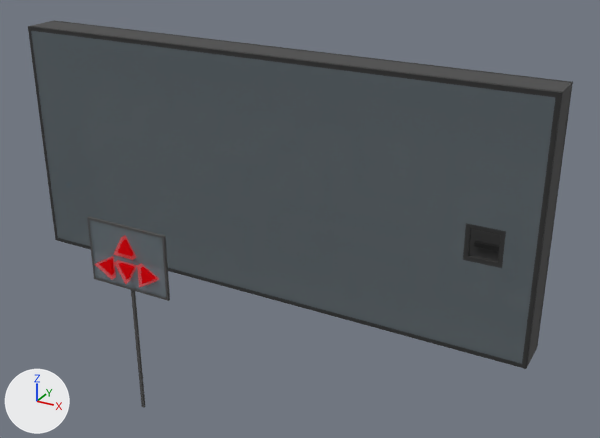
The Blender file blender_models/Machines/Maze.blend as it was, and as the next commit left it.
Both versions are drawn from a camera (50 mm lens) standing at (3.94, -6.64, 4.25) and looking at (0.72, -0.79, 1.33). Arrows for +X, +Y and +Z are at lower left; the lights stay in place.

Script lines for the objects in view, before the commit:
```python
mat_glass = principled_material('Glass')
mat_glass.base_color = (0.162, 0.202, 0.227)  # grey #707c83
mat_glass.alpha = 0.6
me_cube = bpy.data.meshes.new('Cube')
me_cube.from_pydata(...)  # 48 vertices, 50 faces; spans x -0.02..5.42, y -0.38..0.0, z -2.42..0.02
# faces by material slot: [10, 36, 4]
me_cube.materials.append(mat_base)  # dark grey #4e4e4e
me_cube.materials.append(mat_base_dark)  # black #333333
me_cube.materials.append(mat_glass)  # grey #707c83
me_cube_002 = bpy.data.meshes.new('Cube.002')
me_cube_002.from_pydata(...)  # 24 vertices, 20 faces; spans x -1.85..1.85, y -1.2..-1.0, z 0.0..8.35
# faces by material slot: [18, 2]
me_cube_002.materials.append(mat_base)  # dark grey #4e4e4e
me_cube_002.materials.append(mat_glass)  # grey #707c83
# before: 0 (-0.06, -1.1, 0.0) at pixel (141, 407), 1 (-0.06, -1.1, 5.75), 2 (-0.06, -1.0, 0.0), 3 (-0.06, -1.0, 5.75), 4 (0.06, -1.1, 0.0) at pixel (144, 407)
# before: 5 (0.06, -1.1, 5.75), 6 (0.06, -1.0, 0.0) at pixel (145, 406), 7 (0.06, -1.0, 5.75)
ob_base = bpy.data.objects.new('Base', me_cube)
ob_base.location = (-2.7, 0.0, 2.6)
ob_console = bpy.data.objects.new('Console', me_cube_002)
ob_console.location = (0.0, -2.0, 0.0)
ob_console.scale = (0.2, 0.2, 0.2)
```
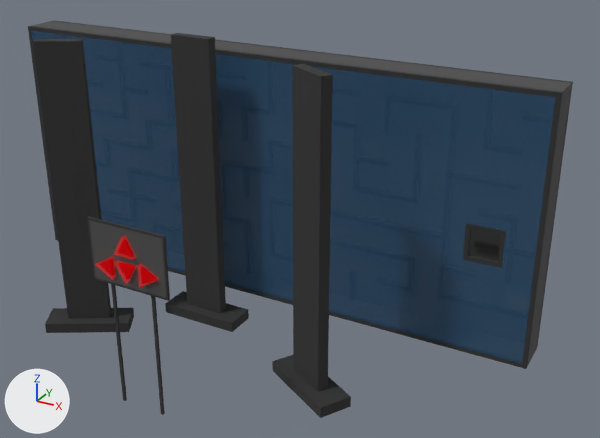
Commit message: implement Maze machine

The change, as a diff of the scene's bpy script:
```diff
--- a/blender_models/Machines/Maze.blend.py
+++ b/blender_models/Machines/Maze.blend.py
@@ mat_glass @@
 mat_glass = principled_material('Glass')
-mat_glass.base_color = (0.162, 0.202, 0.227)  # grey #707c83
+mat_glass.base_color = (0.028, 0.109, 0.227)  # blue #2f5d83
 mat_glass.alpha = 0.6
@@ me_cube_002 @@
 # used by ob_console; location = (0.0, -2.0, 0.0); scale = (0.2, 0.2, 0.2)
 # verts and faces of me_cube_002; kept vertices keep their numbers, new ones are numbered from 24
-me_cube_002.from_pydata(...)  # 24 vertices, 20 faces; spans x -1.85..1.85, y -1.2..-1.0, z 0.0..8.35
+me_cube_002.from_pydata(...)  # 32 vertices, 26 faces; spans x -1.85..1.85, y -1.2..-1.0, z 0.0..8.35
+# me_cube_002 part 1: a new loose piece, a box spanning x 0.938..1.063, y -1.1..-1.0, z 0.0..5.75, in mat_base_dark (black #333333)
+# me_cube_002 part 2
+for i in [*range(0, 8)]: verts[i] += (-1.0, 0.0, 0.0)
+# me_cube_002 part 3: 18 faces spanning x -1.85..1.85, y -1.2..-1.0, z 0.0..8.35 switch from mat_base (dark grey #4e4e4e) to mat_base_dark (black #333333)
+# me_cube_002 part 4: 2 faces spanning x -1.75..1.75, y -1.2..-1.1, z 5.75..8.25 switch from mat_glass (grey #707c83) to mat_base (dark grey #4e4e4e)
@@ me_cube_005 @@
+me_cube_005.from_pydata([(-0.2, -0.05, 0.1), (-0.2, -0.05, 2.8), (-0.2, 0.05, 0.1), (-0.2, 0.05, 2.8), (0.2, -0.05, 0.1), (0.2, -0.05, 2.8), (0.2, 0.05, 0.1), (0.2, 0.05, 2.8), (-0.4, -0.15, 0.1), (-0.4, 0.15, 0.1), (0.4, -0.15, 0.1), (0.4, 0.15, 0.1), (-0.4, -0.15, 0.0), (-0.4, 0.15, 0.0), (0.4, -0.15, 0.0), (0.4, 0.15, 0.0)], [], [(0, 1, 3, 2), (2, 3, 7, 6), (6, 7, 5, 4), (4, 5, 1, 0), (6, 4, 10, 11), (7, 3, 1, 5), (11, 10, 14, 15), (4, 0, 8, 10), (2, 6, 11, 9), (0, 2, 9, 8), (13, 15, 14, 12), (8, 9, 13, 12), (10, 8, 12, 14), (9, 11, 15, 13)])
+me_cube_005.materials.append(mat_base_dark)  # black #333333
@@ ob_obfuscator_002 @@
+ob_obfuscator_002 = bpy.data.objects.new('Obfuscator.002', me_cube_005)
+ob_obfuscator_002.location = (1.1, -1.3, 0.0)
+ob_obfuscator_002.rotation_euler = (0.0, 0.0, -0.524)  # degrees (0, 0, -30)
@@ ob_obfuscator_001 @@
+ob_obfuscator_001 = bpy.data.objects.new('Obfuscator.001', me_cube_005)
+ob_obfuscator_001.location = (-0.4, -0.7, 0.0)
@@ ob_obfuscator @@
+ob_obfuscator = bpy.data.objects.new('Obfuscator', me_cube_005)
+ob_obfuscator.location = (-1.3, -1.4, 0.0)
+ob_obfuscator.rotation_euler = (0.0, 0.0, 0.524)  # degrees (0, 0, 30)
```

Where the change shows, as pixel boxes [x1, y1, x2, y2] in the pictures (600 x 438 px; the box of a moved part takes in the faces that stretch with it):
'Base', recoloured (grey to blue): [29, 28, 558, 366] in both
'Obfuscator', added (black): after [33, 39, 134, 333]
'Obfuscator.002', added (black): after [272, 64, 351, 418]
'Obfuscator.001', added (black): after [165, 33, 249, 332]
'Console', recoloured, reshaped (grey to black): before [87, 217, 170, 408]; after [87, 217, 170, 415]
part 1 of me_cube_002, added (black): after [151, 296, 165, 415]
part 2 of me_cube_002, moved or reshaped: before [131, 290, 146, 408]; after [111, 284, 127, 401]
part 3 of me_cube_002, recoloured (grey to black): [87, 217, 170, 301] in both
part 4 of me_cube_002, recoloured (grey to black): [89, 220, 166, 298] in both
